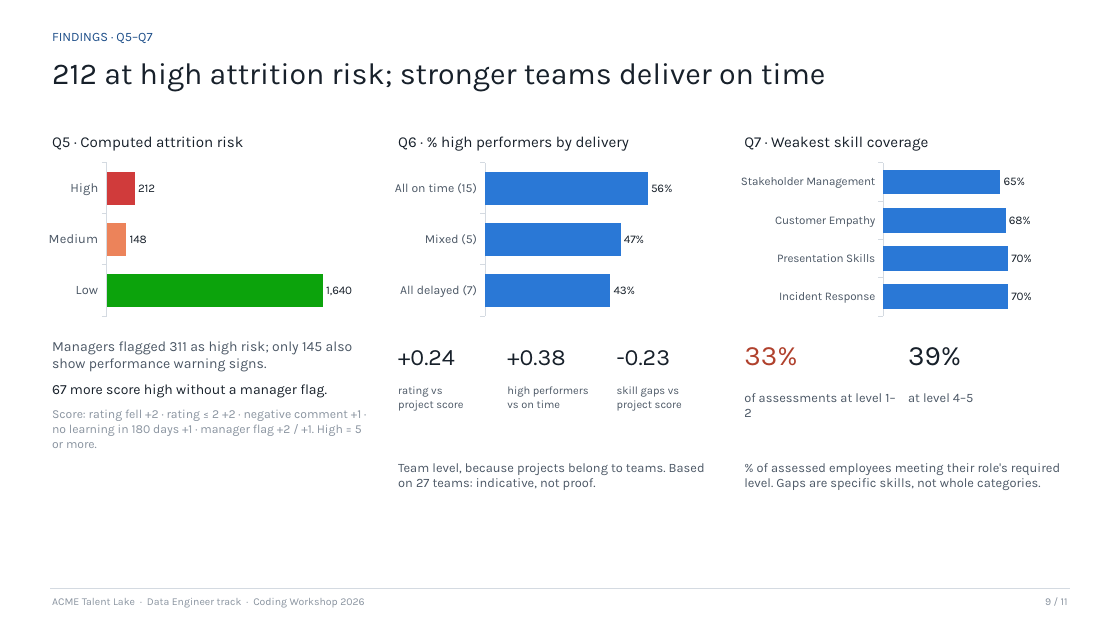
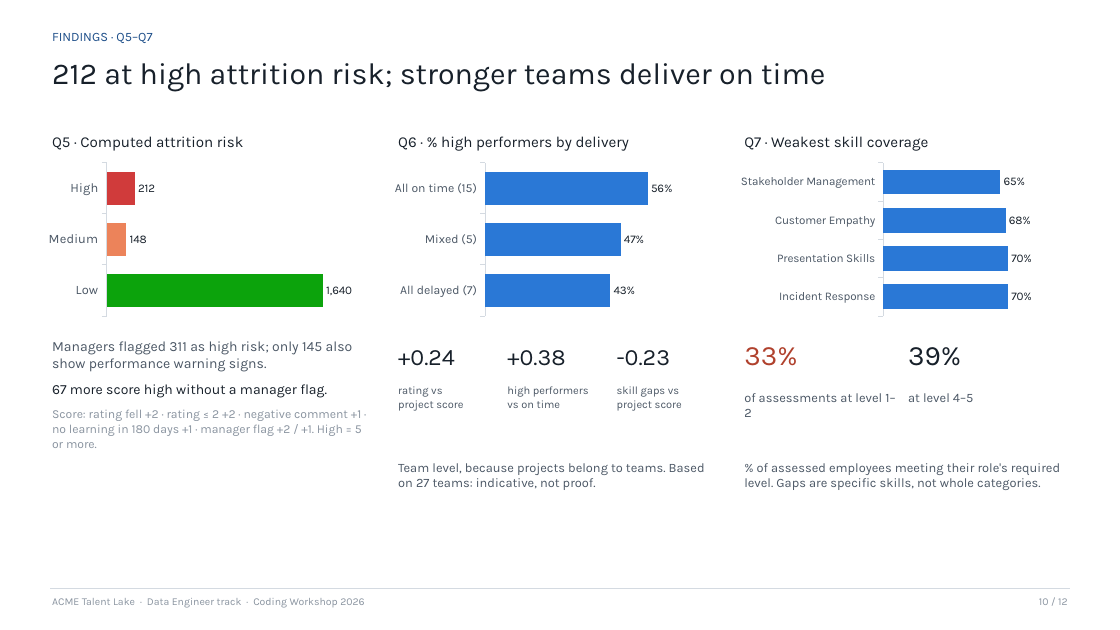
Before and after one commit to palash27114/palash-workshop-participant, a slide deck: slide 10 of data/talent-etl/presentation/ACME_Talent_Lake.pptx (slide 9 before the commit). Drawn at 1120x630 pixels with LibreOffice and Linux fonts; fonts in the diff are those of the drawing. Boxes give left, top, right and bottom in pixels: in the first picture for what was removed or moved away, otherwise in the second. Text is boxed around its words. In the diff, an @@ line names an element or a change of style, - is before the commit and + after.

```diff
--- a/data/talent-etl/presentation/ACME_Talent_Lake.pptx
+++ b/data/talent-etl/presentation/ACME_Talent_Lake.pptx
@@ text at (1039, 598, 1068, 605): text changed @@
-9 / 11
+10 / 12
```
Also in this commit, not shown: 9 other slides changed, 1 slide added, 1 other file.
